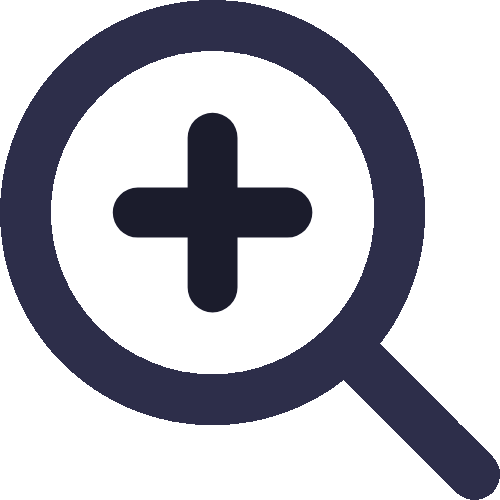
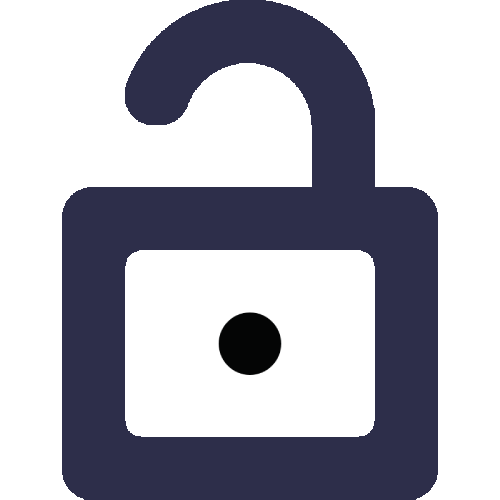
Layered file, before and after one edit (500 x 500). Changes by layer:
added layer "security" above "target" over [left=62, top=0, right=438, bottom=500]
hid "search" over [left=0, top=0, right=500, bottom=500]
